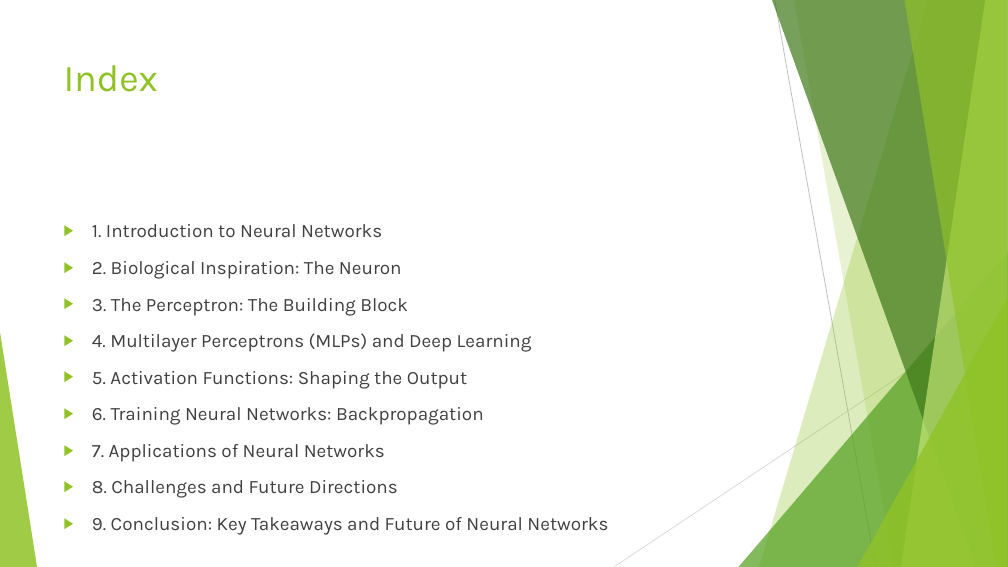
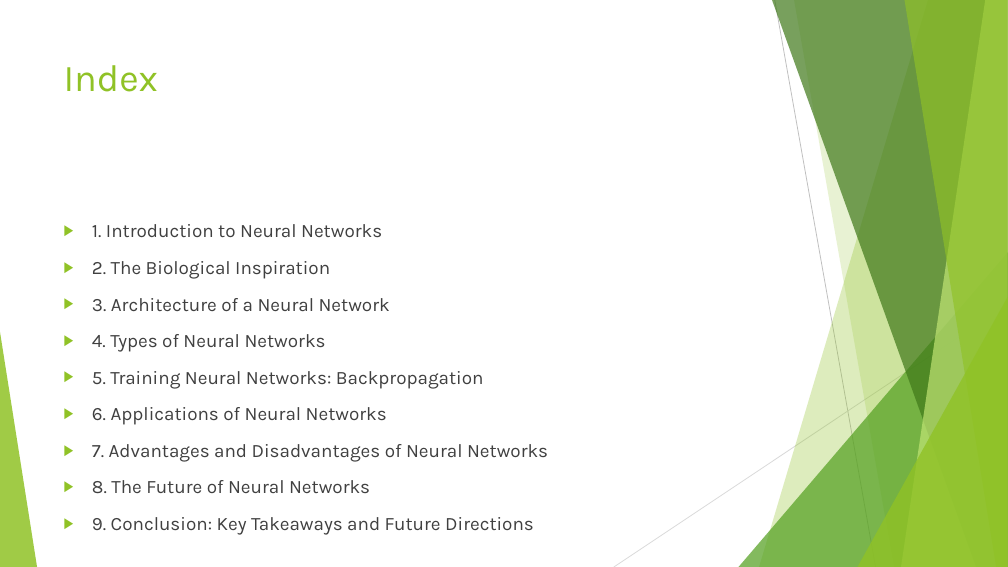
Before and after one commit to shubhamb025/Pdf_to_presentation_GenAI, a slide deck: slide 3 of output/topic_neural_networks.pptx. Drawn at 1008x567 pixels with LibreOffice and Linux fonts; fonts in the diff are those of the drawing. Boxes give left, top, right and bottom in pixels: in the first picture for what was removed or moved away, otherwise in the second. Text is boxed around its words. In the diff, an @@ line names an element or a change of style, - is before the commit and + after.

```diff
--- a/output/topic_neural_networks.pptx
+++ b/output/topic_neural_networks.pptx
@@ text at (x1=92, y1=261, x2=548, y2=535): text changed @@
-▶ 2. Biological Inspiration: The Neuron
-▶ 3. The Perceptron: The Building Block
-▶ 4. Multilayer Perceptrons (MLPs) and Deep Learning
-▶ 5. Activation Functions: Shaping the Output
-▶ 6. Training Neural Networks: Backpropagation
-▶ 7. Applications of Neural Networks
-▶ 8. Challenges and Future Directions
-▶ 9. Conclusion: Key Takeaways and Future of Neural Networks
+▶ 2. The Biological Inspiration
+▶ 3. Architecture of a Neural Network
+▶ 4. Types of Neural Networks
+▶ 5. Training Neural Networks: Backpropagation
+▶ 6. Applications of Neural Networks
+▶ 7. Advantages and Disadvantages of Neural Networks
+▶ 8. The Future of Neural Networks
+▶ 9. Conclusion: Key Takeaways and Future Directions
```
Also in this commit, not shown: 7 other slides changed, 3 slides added, 3 slides removed, 9 other files.
